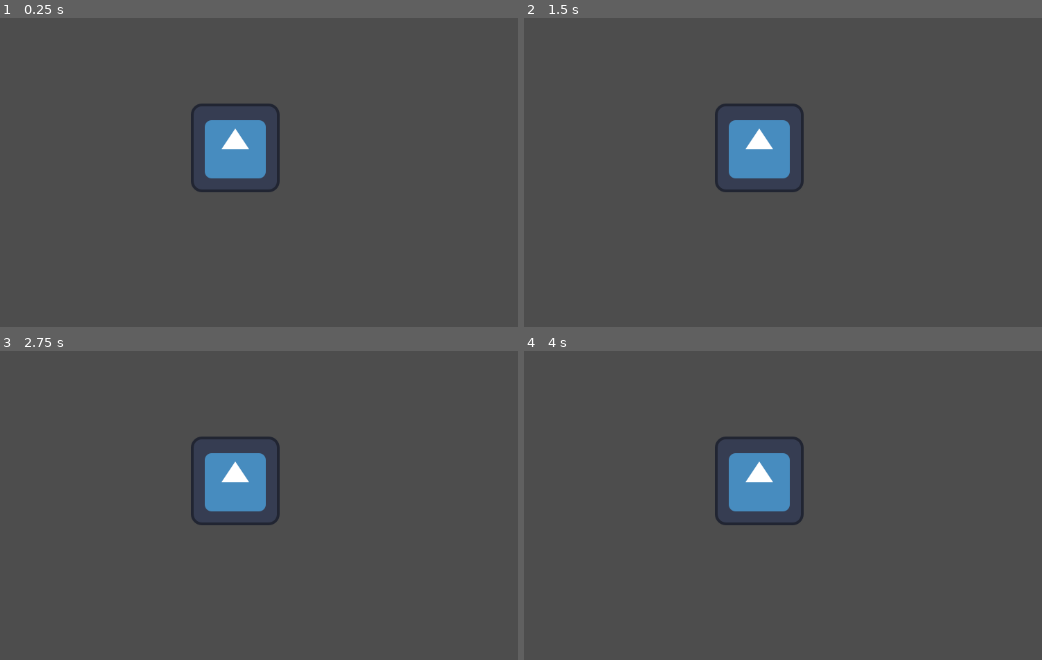
Above: before the commit, frames 1-4 (two rows, left to right).
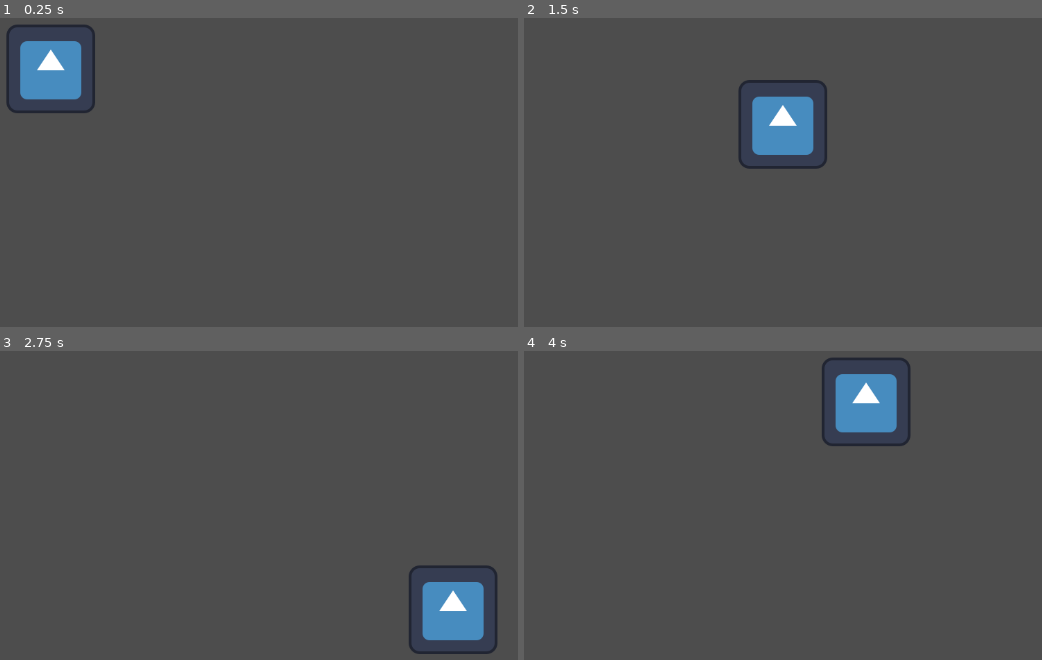
Above: after the commit, the same moments.

Repository: zixuany7791/The-New-Settlement
Game: Godot game, scene res://node_2d.tscn
Two runs of this game, one before a commit and one after it. Both use one fixed random seed, a clock stepped at 60 frames per second and the inputs below. The engine's default icon, where the game draws it, is replaced by a stand-in: a white triangle on a blue panel in a dark square.
Inputs:
- Up to frame 1 (0.25 s): no input
- Up to frame 2 (1.5 s): tap Enter at 0.5 s; hold D (right) 0.53-1.28 s; hold S (down) from 1.28 s (still down)
- Up to frame 3 (2.75 s): release S (down) at 2.03 s; hold D (right) from 2.03 s (still down)
- Up to frame 4 (4 s): release D (right) at 2.78 s; hold W (up) 2.78-3.53 s; hold A (left) from 3.53 s (still down)

The runs differ from the first frame. In frame 1, 5.7% of the frame differs, in the area x 1-55%, y 2-57%; in frame 2, 3.9%; in frame 3, 5.7%, in the area x 36-96%, y 27-99%; in frame 4, 5.7%.

Commit message:
merge conflict testing

Diff:
--- a/movement.gd
+++ b/movement.gd
@@ -1,7 +1,8 @@
 extends CharacterBody2D
 
 @export var speed = 400
-
+const SPEED = 200.0
+const JUMP_VELOCITY = 10000
 func get_input():
 	var input_direction = Input.get_vector("left", "right", "up", "down")
 	velocity = input_direction * speed
--- a/node_2d.tscn
+++ b/node_2d.tscn
@@ -1,36 +1,10 @@
-[gd_scene load_steps=6 format=3 uid="uid://rcd7vc7mj8e2"]
+[gd_scene load_steps=3 format=3 uid="uid://rcd7vc7mj8e2"]
 
 [ext_resource type="PackedScene" uid="uid://bhglro57ltxjk" path="res://character_body_2d.tscn" id="1_oivte"]
-
-[sub_resource type="RectangleShape2D" id="RectangleShape2D_cbba5"]
-size = Vector2(121.375, 124)
-
-[sub_resource type="RectangleShape2D" id="RectangleShape2D_f4ko0"]
-size = Vector2(1150, 431)
-
-[sub_resource type="RectangleShape2D" id="RectangleShape2D_vxif3"]
-size = Vector2(317.5, 648)
-
-[sub_resource type="RectangleShape2D" id="RectangleShape2D_d8elw"]
-size = Vector2(320.75, 644)
+[ext_resource type="Script" path="res://movement.gd" id="2_8siem"]
 
 [node name="Node2D" type="Node2D"]
 
-[node name="CollisionShape2D4" type="CollisionShape2D" parent="."]
-position = Vector2(407.313, 226)
-shape = SubResource("RectangleShape2D_cbba5")
-
-[node name="CharacterBody2D" parent="CollisionShape2D4" instance=ExtResource("1_oivte")]
-position = Vector2(-90.3125, -89)
-
-[node name="CollisionShape2D" type="CollisionShape2D" parent="."]
-position = Vector2(580, 860)
-shape = SubResource("RectangleShape2D_f4ko0")
-
-[node name="CollisionShape2D2" type="CollisionShape2D" parent="."]
-position = Vector2(-162, 326)
-shape = SubResource("RectangleShape2D_vxif3")
-
-[node name="CollisionShape2D3" type="CollisionShape2D" parent="."]
-position = Vector2(1313, 324)
-shape = SubResource("RectangleShape2D_d8elw")
+[node name="CharacterBody2D" parent="." instance=ExtResource("1_oivte")]
+position = Vector2(51, 23)
+script = ExtResource("2_8siem")
